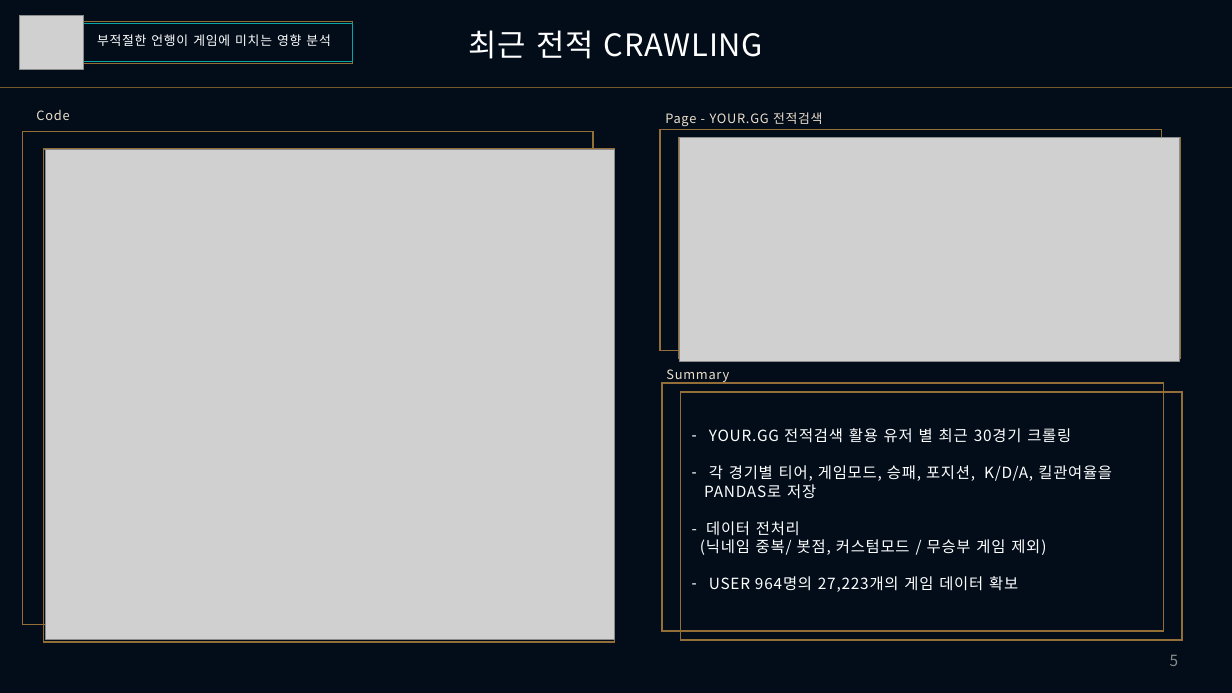
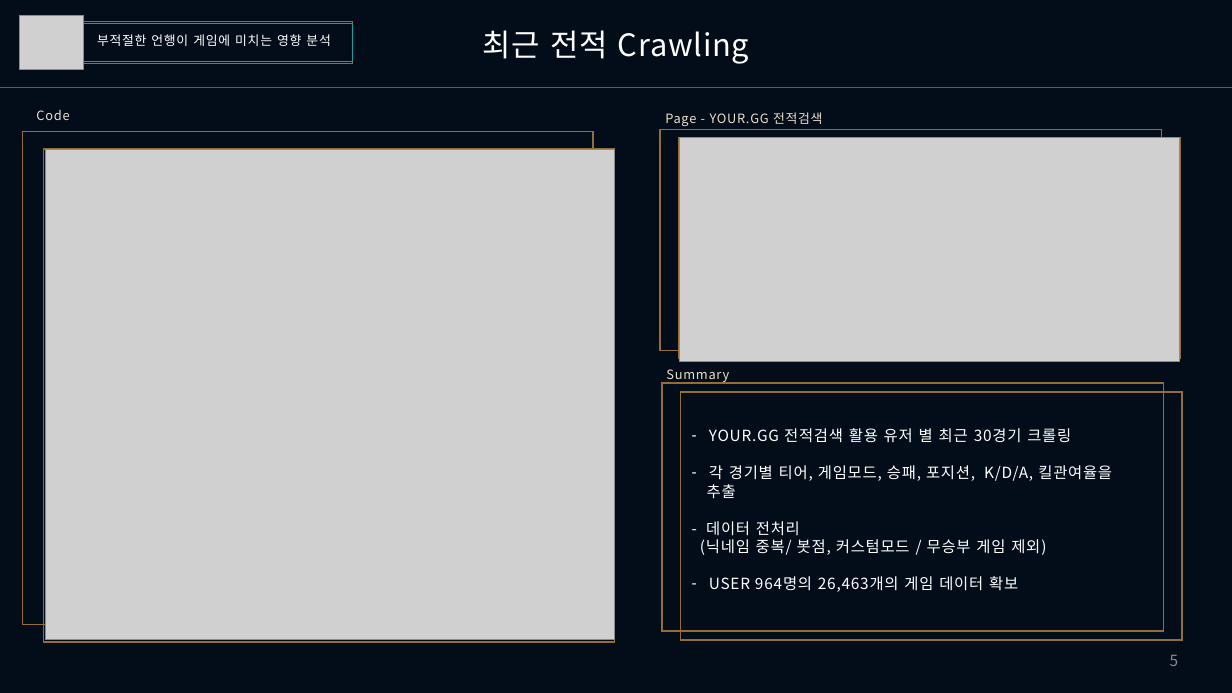
Before and after one commit to Heoquixote/lol_curse_winrate, a slide deck: slide 5 of 220704/220704_EDA_왓고컴코_PPT_V2.pptx. Drawn at 1232x693 pixels with LibreOffice and Linux fonts; fonts in the diff are those of the drawing; grey boxes stand for pictures. Boxes give left, top, right and bottom in pixels: in the first picture for what was removed or moved away, otherwise in the second. Text is boxed around its words. In the diff, an @@ line names an element or a change of style, - is before the commit and + after.

```diff
--- a/220704/220704_EDA_왓고컴코_PPT_V2.pptx
+++ b/220704/220704_EDA_왓고컴코_PPT_V2.pptx
@@ text at box(483, 30, 749, 64): text changed @@
-최근 전적 CRAWLING
+최근 전적 Crawling
@@ text at box(707, 484, 736, 499): text changed @@
-PANDAS로 저장
+추출
@@ text at box(709, 576, 1018, 592): text changed @@
-– USER 964명의 27,223개의 게임 데이터 확보
+– USER 964명의 26,463개의 게임 데이터 확보
```
Also in this commit, not shown: 4 other slides changed, 1 slide added, 6 other files.
